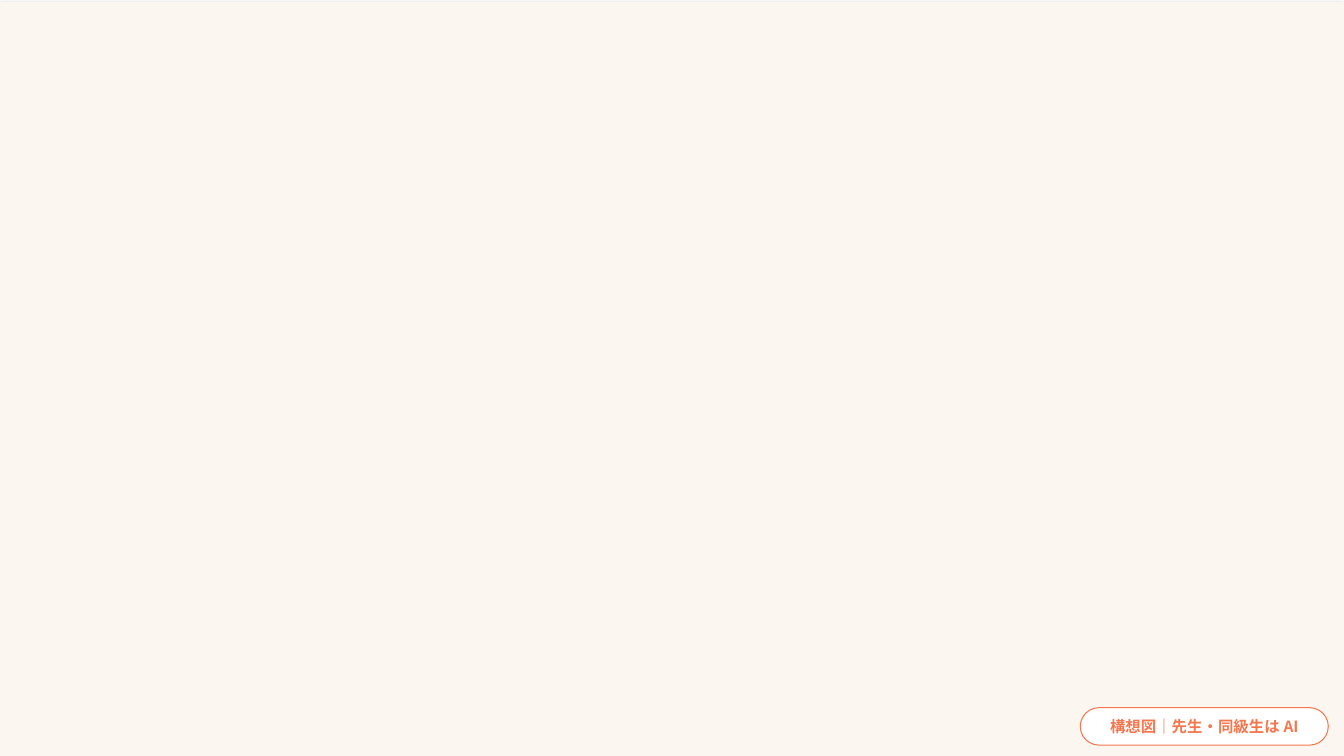
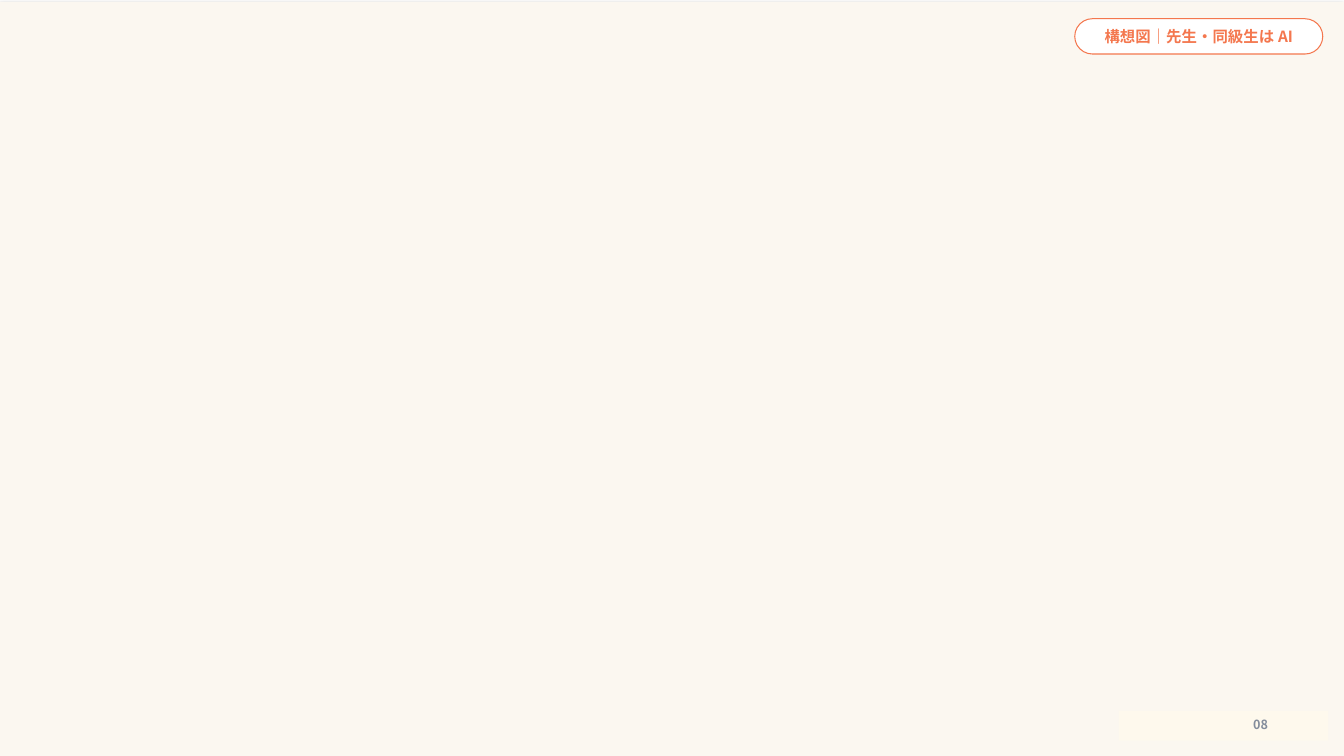
Before and after one commit to zpx9/a1, a slide deck: slide 8 of STARRING_final.pptx. Drawn at 1344x756 pixels with LibreOffice and Linux fonts; fonts in the diff are those of the drawing; background and template pictures are left out. Boxes give left, top, right and bottom in pixels: in the first picture for what was removed or moved away, otherwise in the second. Text is boxed around its words. In the diff, an @@ line names an element or a change of style, - is before the commit and + after.

```diff
--- a/STARRING_final.pptx
+++ b/STARRING_final.pptx
@@ text "構想図｜先生・同級生は AI": place and size @@
-text "構想図｜先生・同級生は AI" at bbox=[1110, 719, 1299, 734]
+text "構想図｜先生・同級生は AI" at bbox=[1105, 28, 1293, 44]
@@ rounded rectangle: place and size @@
-rounded rectangle at bbox=[1081, 708, 1329, 745]
+rounded rectangle at bbox=[1075, 19, 1323, 54]
@@ rectangle added at bbox=[1119, 711, 1329, 741], fill #FEF9ED @@
@@ text added at bbox=[1253, 719, 1268, 729], 9 pt, text #848D9C, bold @@
+08
```
Also in this commit, not shown: 2 other slides changed, 1 other file.
